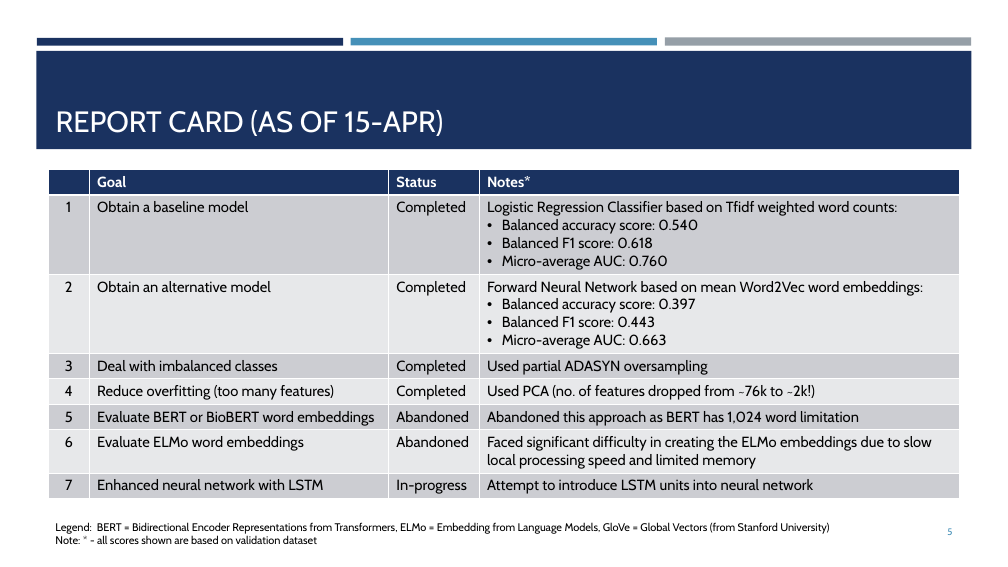
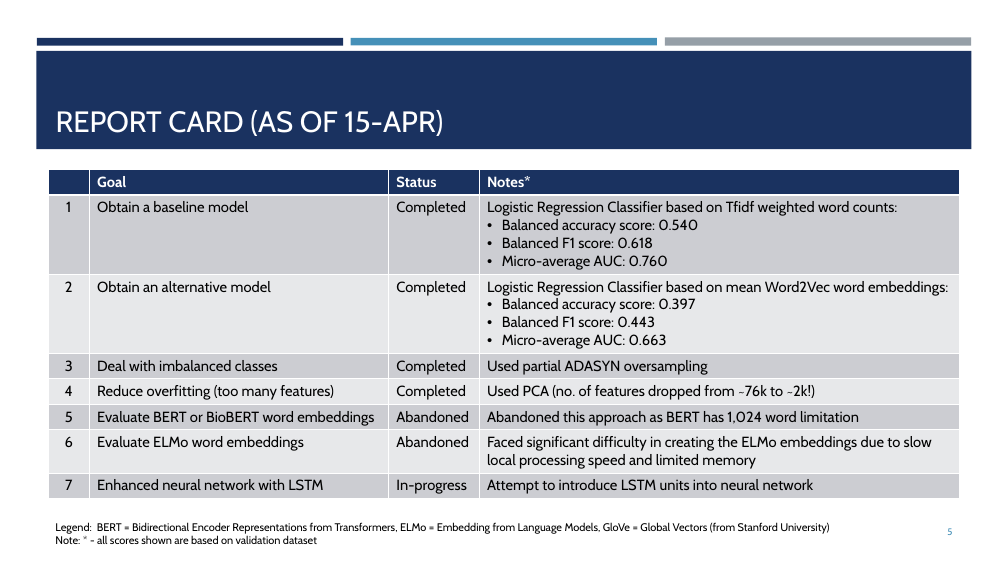
Before and after one commit to yuchye/Capstone, a slide deck: slide 5 of check-ins/Part_4_Capstone_Checkin.pptx. Drawn at 1008x567 pixels with LibreOffice and Linux fonts; fonts in the diff are those of the drawing. Boxes give left, top, right and bottom in pixels: in the first picture for what was removed or moved away, otherwise in the second. Text is boxed around its words. In the diff, an @@ line names an element or a change of style, - is before the commit and + after.

```diff
--- a/check-ins/Part_4_Capstone_Checkin.pptx
+++ b/check-ins/Part_4_Capstone_Checkin.pptx
@@ table at (48,169,960,498) @@
-row 3, column 4: Forward Neural Network based on mean Word2Vec word embeddings: / Balanced accuracy score: 0.397 / Balanced F1 score: 0.443 / Micro-average AUC: 0.663
+row 3, column 4: Logistic Regression Classifier based on mean Word2Vec word embeddings: / Balanced accuracy score: 0.397 / Balanced F1 score: 0.443 / Micro-average AUC: 0.663
```
Also in this commit, not shown: 2 other files.
